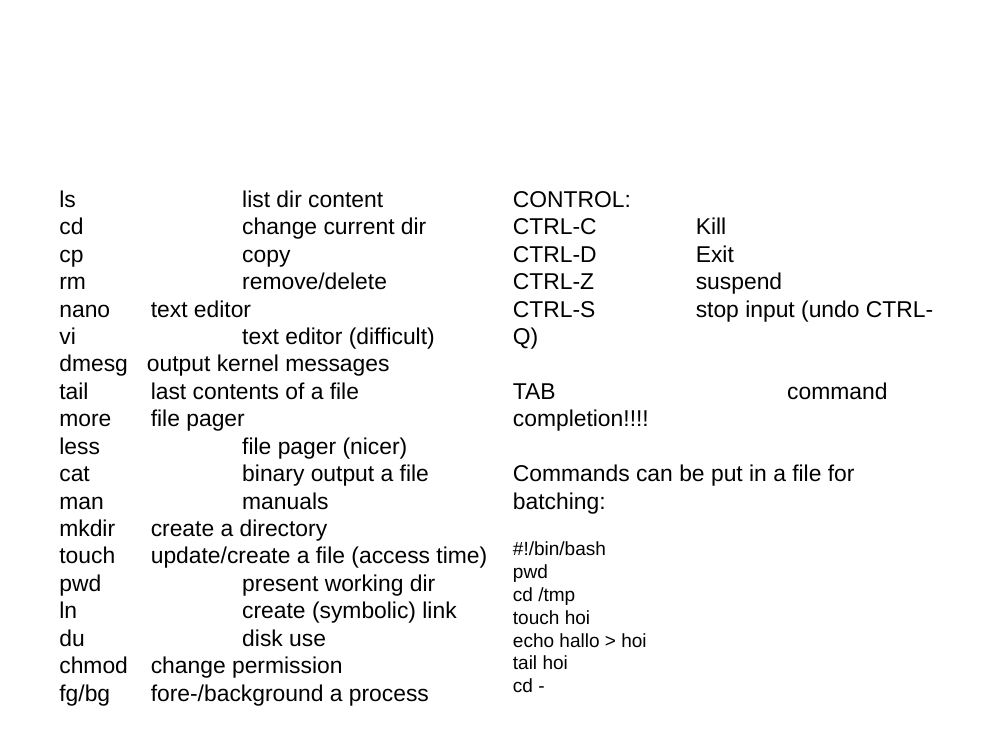
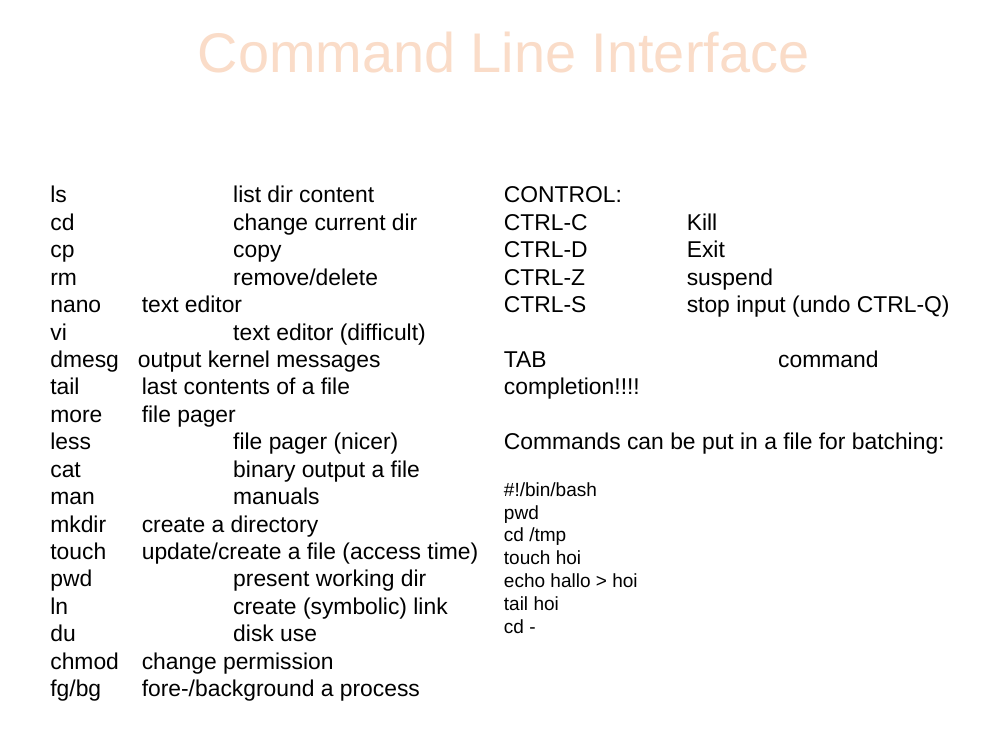
Before and after one commit to sphaero/workshops, a slide deck: slide 3 of Networking/presentation.odp (slide 2 before the commit). Drawn at 1008x756 pixels with LibreOffice and Linux fonts; fonts in the diff are those of the drawing; background and template pictures are left out. Boxes give left, top, right and bottom in pixels: in the first picture for what was removed or moved away, otherwise in the second. Text is boxed around its words. In the diff, an @@ line names an element or a change of style, - is before the commit and + after.

```diff
--- a/Networking/presentation.odp
+++ b/Networking/presentation.odp
@@ title "Command Line Interface" at (778,350,878,368): font Cabin to Arial, text colour #FFFFFF to #FADCC8 @@
@@ text "ls list dir content": place and size @@
-text "ls list dir content" at (59,190,487,678)
+text "ls list dir content" at (50,185,478,674)
@@ text "CONTROL: CTRL-C Kill" rewrapped from (513,191,933,670) to (504,186,950,634) @@
```
Also in this commit, not shown: 51 other slides changed, 7 slides added, 1 slide removed.
